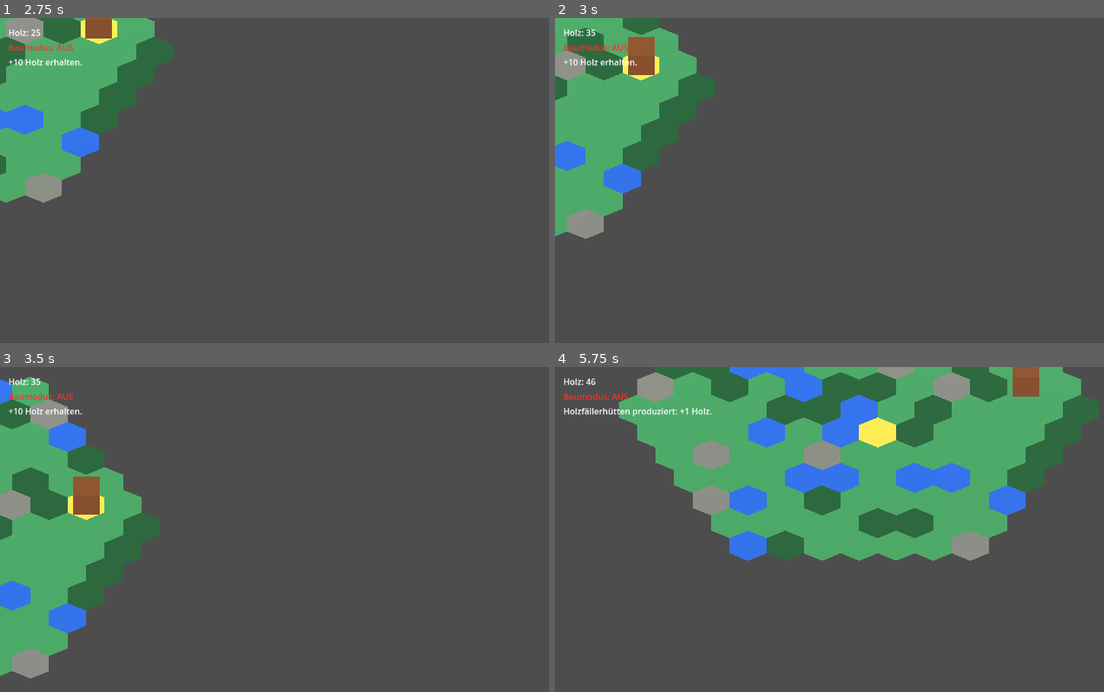
Above: before the commit, frames 1-4 (two rows, left to right).
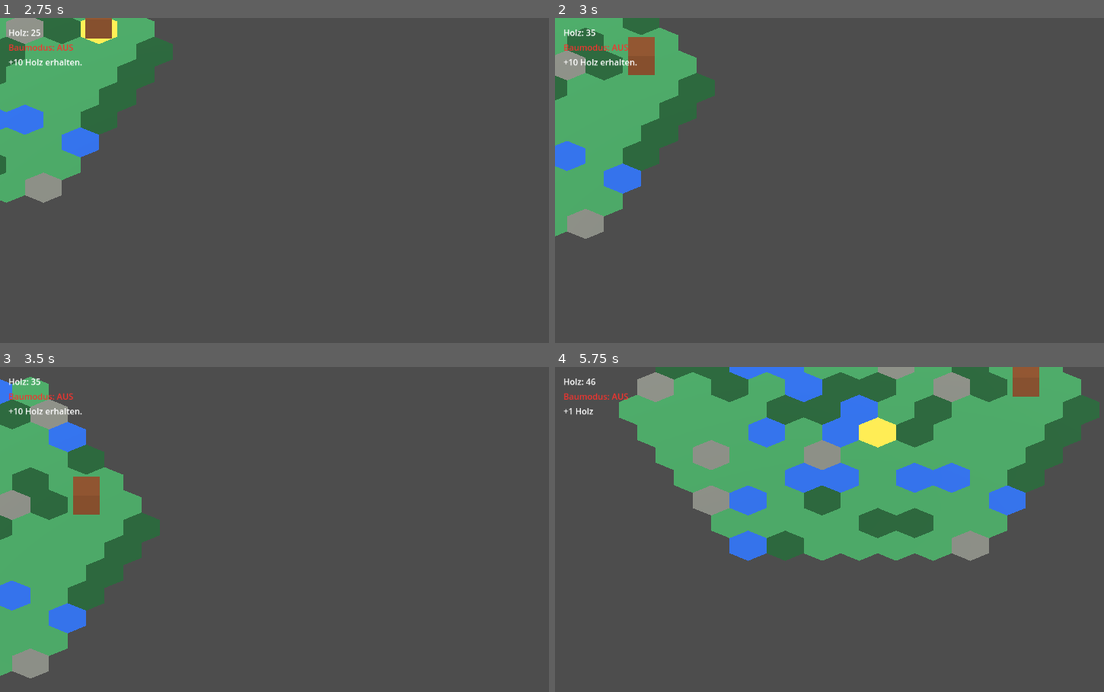
Above: after the commit, the same moments.

Repository: Ranu4922/CodexGame
Game: Godot game, scene res://scenes/Main.tscn
Same seed, same stepped clock (60 frames per second), same inputs: the game is played once before the commit and once after it.
Inputs (mouse positions are in pixels of both pictures, inside the frame that each line leads up to):
- Up to frame 1 (2.75 s): tap Enter at 0.5 s; move the mouse to (439, 170) at 0.52 s; hold D 0.53-1.28 s; tap B at 0.6, 2.1 s; click (439, 170) at 0.67 s; move the mouse to (181, 206) at 1.27 s; hold S 1.28-2.03 s; tap R at 1.35 s; move the mouse to (362, 112) at 2.02 s; hold D from 2.03 s (still down)
- Up to frame 2 (3 s): move the mouse to (829, 258) at 2.77 s; release D at 2.78 s; hold W from 2.78 s (still down); tap R at 2.85 s; click (829, 258) at 2.92 s
- Up to frame 3 (3.5 s): keep holding W
- Up to frame 4 (5.75 s): move the mouse to (1043, 588) at 3.52 s; release W at 3.53 s; hold A 3.53-5.03 s; tap B at 3.6, 5.1 s; tap Escape at 4.15 s; move the mouse to (675, 487) at 4.27 s; tap R at 4.35 s; move the mouse to (889, 539) at 5.02 s; hold S from 5.03 s (still down); click (889, 539) at 5.17 s

Frame 1 is identical in both runs. In frame 2, 0.1% of the frame differs, in the area x 12-20%, y 11-20%; in frame 3, 0.1%; in frame 4, 0.3%, in the area x 1-29%, y 12-16%.
Error before the commit: Invalid assignment of property or key 'text' with value of type 'String' on a base object of type 'null instance'. (res://scripts/game_world.gd:32)

Commit message:
Improve hex selection clearing

Diff:
--- a/scripts/hex_grid.gd
+++ b/scripts/hex_grid.gd
@@ -6,10 +6,12 @@
 	tile_type: String,
 	buildable: bool,
 	has_building: bool,
+	building_name: String,
 	own_forest: bool,
 	adjacent_forests: int,
 	production: int
 )
+signal selection_cleared
 signal build_mode_changed(enabled: bool)
 signal wood_changed(amount: int)
 signal message_changed(text: String)
@@ -153,6 +155,9 @@
 	if event is InputEventKey and event.pressed and not event.echo and event.keycode == KEY_R:
 		_add_wood(10)
 
+	if event is InputEventKey and event.pressed and not event.echo and event.keycode == KEY_ESCAPE:
+		_clear_selection()
+
 	if event is InputEventMouseButton and event.pressed and event.button_index == MOUSE_BUTTON_LEFT:
 		_select_tile_under_mouse()
 
@@ -170,6 +175,7 @@
 	var result: Dictionary = get_world_3d().direct_space_state.intersect_ray(query)
 
 	if result.is_empty():
+		_clear_selection()
 		return
 
 	var collider: Node = result["collider"] as Node
@@ -186,6 +192,7 @@
 			String(tile_mesh.get_meta("tile_type")),
 			bool(tile_mesh.get_meta("buildable")),
 			bool(tile_mesh.get_meta("has_building")),
+			_get_tile_building_name(tile_mesh),
 			_get_tile_own_forest(tile_mesh),
 			_get_tile_adjacent_forests(tile_mesh),
 			_get_tile_production(tile_mesh)
@@ -198,6 +205,13 @@
 
 	selected_tile = tile
 	selected_tile.material_override = selected_material
+
+
+func _clear_selection() -> void:
+	if selected_tile != null:
+		selected_tile.material_override = tile_materials[selected_tile.get_meta("tile_type")]
+		selected_tile = null
+	selection_cleared.emit()
 
 
 func _try_place_lumberjack_hut(tile: MeshInstance3D) -> void:
@@ -264,7 +278,7 @@
 
 	wood += produced_wood
 	wood_changed.emit(wood)
-	message_changed.emit("Holzfällerhütten produziert: +%d Holz." % produced_wood)
+	message_changed.emit("+%d Holz" % produced_wood)
 
 
 func _count_adjacent_forests(q: int, r: int) -> int:
@@ -292,6 +306,12 @@
 	return false
 
 
+func _get_tile_building_name(tile: MeshInstance3D) -> String:
+	if tile.has_meta("building_name"):
+		return String(tile.get_meta("building_name"))
+	return ""
+
+
 func _get_tile_adjacent_forests(tile: MeshInstance3D) -> int:
 	if tile.has_meta("adjacent_forests"):
 		return int(tile.get_meta("adjacent_forests"))
